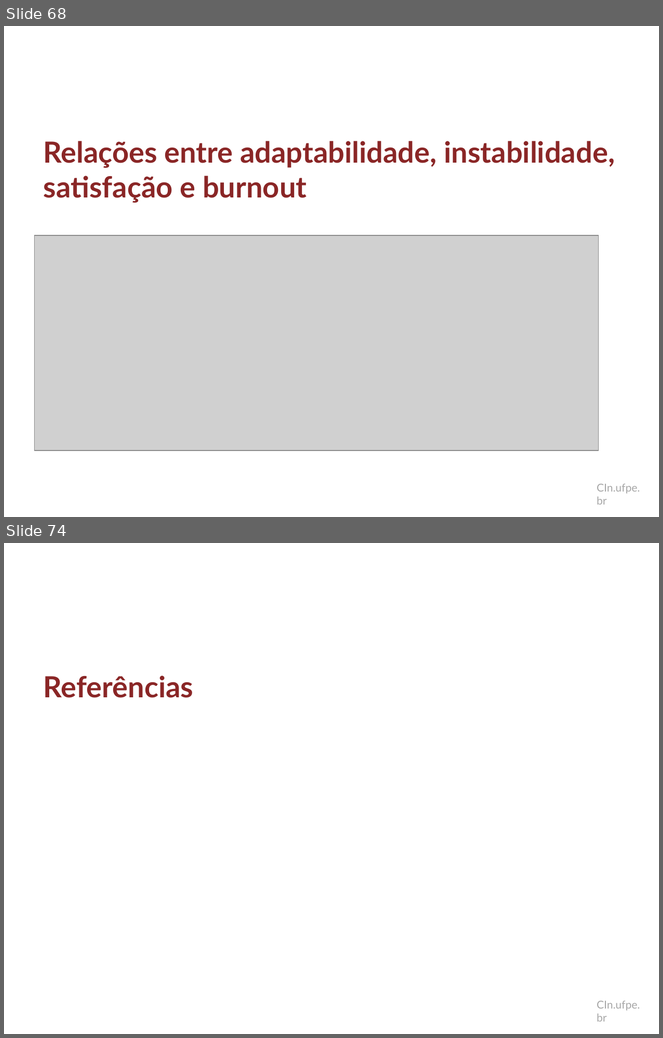
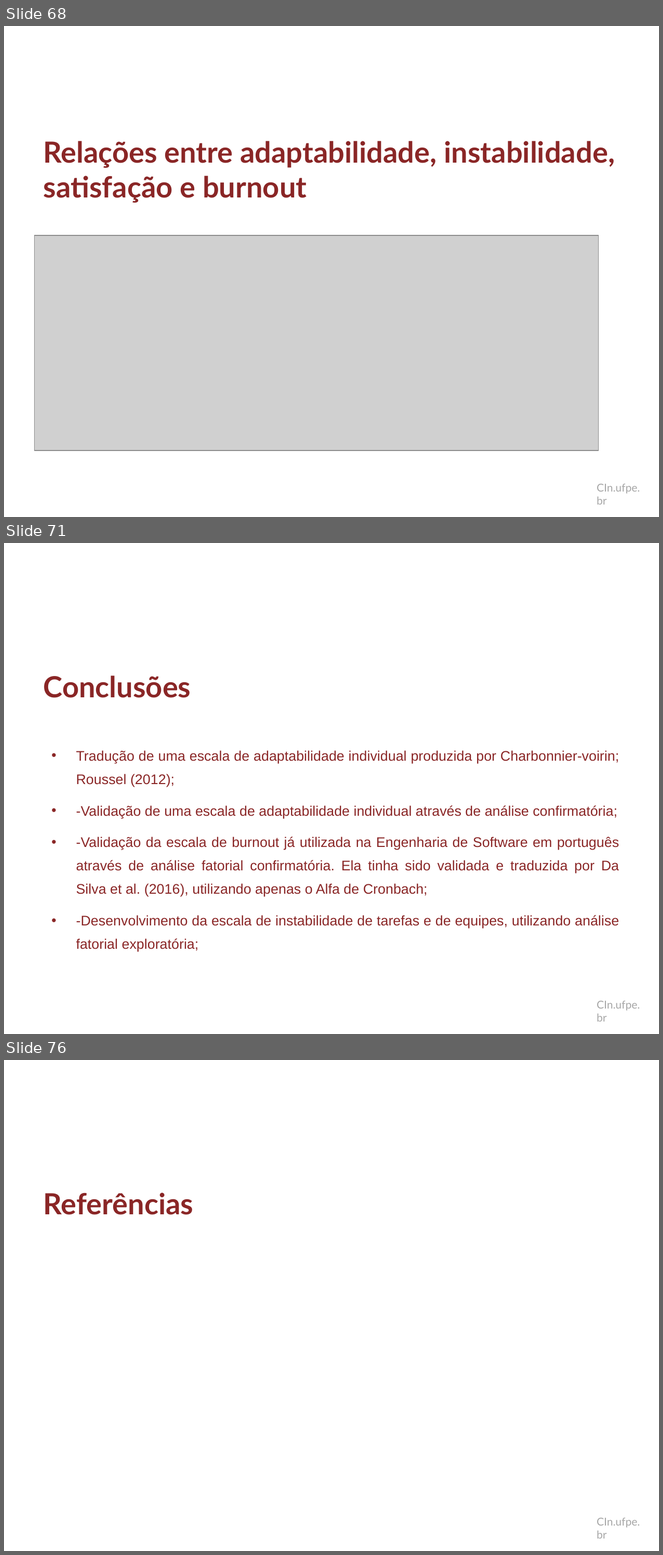
Before and after one commit to dan1lo/doutoradoR, a slide deck: apresentacao doutorado.pptx. Shown one above the other, each under a label of ours: slides 68 and 74 before the commit, slides 68, 71 and 76 after it; the slides between them are not shown. The pictures are 663x1038 and 663x1555 pixels, drawn with LibreOffice and Linux fonts; fonts in the diff are those of the drawing; grey boxes stand for pictures; background and template pictures are left out. Boxes give left, top, right and bottom in pixels: in the first picture for what was removed or moved away, otherwise in the second. Text is boxed around its words. In the diff, an @@ line names an element or a change of style, - is before the commit and + after.

```diff
--- a/apresentacao doutorado.pptx
+++ b/apresentacao doutorado.pptx
@@ slide 71 added at bbox=[4, 543, 659, 1034], background #FFFFFF; not listed: 1 template element that a slide beside it also shows @@
@@ title added at bbox=[44, 676, 191, 698], 32 pt, text #8A2626, bold @@
+Conclusões
@@ text added at bbox=[76, 750, 619, 952], 15.3 pt, text #8A2626 @@
+• Tradução de uma escala de adaptabilidade individual produzida por Charbonnier-voirin; Roussel (2012);
+• -Validação de uma escala de adaptabilidade individual através de análise confirmatória;
+• -Validação da escala de burnout já utilizada na Engenharia de Software em português através de análise fatorial confirmatória. Ela tinha sido validada e traduzida por Da Silva et al. (2016), utilizando apenas o Alfa de Cronbach;
+• -Desenvolvimento da escala de instabilidade de tarefas e de equipes, utilizando análise fatorial exploratória;
@@ what was slide 74 is now slide 76 @@
```
Also in this commit, not shown: 1 slide changed, 6 other slides added, 5 slides removed.
